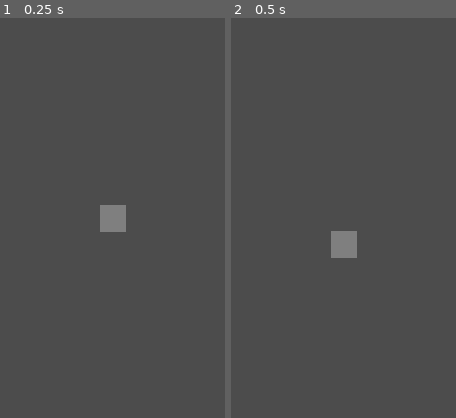
Above: before the commit, frames 1-2 (left to right).
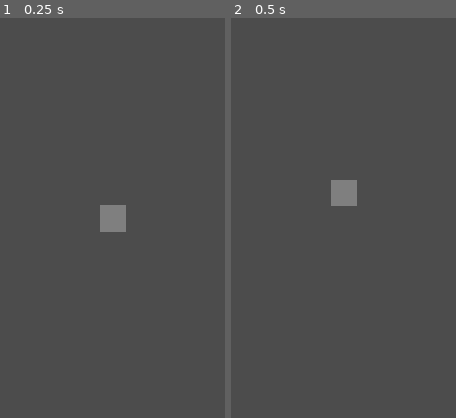
Above: after the commit, the same moments.

Repository: rezgi/onna
Game: Godot game, scene res://Main.tscn
The game is run twice, just before and just after one commit, with the same random seed, the same clock (stepped at 60 frames per second) and the same inputs. The engine's default icon, where the game draws it, is replaced by a stand-in: a white triangle on a blue panel in a dark square.
Inputs:
- Up to frame 1 (0.25 s): no input
- Up to frame 2 (0.5 s): no input
The pictures show only the part of the screen within x 25-75%, y 23-73%; the shares and areas given below are measured in that part.

Frame 1 is identical in both runs. In frame 2, 1.5% of the frame differs, in the area x 44-56%, y 40-60%.

Commit message:
bloc moves according to given direction, distance and beat.

Diff:
--- a/Beat.gd
+++ b/Beat.gd
@@ -10,7 +10,6 @@
 signal tempo_on
 
 export var bpm := 120
-# warning-ignore:unused_class_variable
 export var sound_debug := false
 
 var count_eight := 0
@@ -40,7 +39,6 @@
 		$metronome02.play() if sound_debug else ""
 
 	emit_signal("tempo_on", tempo)
-#	print(tempo)
 	tempo.eight += .5
 	count_eight += 1
 	$mainTempo.start()
--- a/Main.gd
+++ b/Main.gd
@@ -1,4 +1,4 @@
 extends Node2D
 
 func _ready():
-	$Beat.connect("tempo_on", $Player, "test_signal")
+	$Beat.connect("tempo_on", $Player, "beat_signal")
--- a/Main.tscn
+++ b/Main.tscn
@@ -10,4 +10,4 @@
 [node name="Beat" parent="." instance=ExtResource( 2 )]
 
 [node name="Player" parent="." instance=ExtResource( 3 )]
-position = Vector2( 512, 576 )
+position = Vector2( 540, 960 )
--- a/Player.gd
+++ b/Player.gd
@@ -1,33 +1,75 @@
 extends KinematicBody2D
 
-export var speed := 1000
+"""
+Moves character according to tempo and direction.
+In the future have more modular movement loops, ex: move then stay still one beat, then back / move x then y on next beat
+"""
+
 export var distance := 64
+export var direction := Vector2(0, 1)
+export (bool) var move_on_measure = true
+export (bool) var move_on_quart = false
+# warning-ignore:unused_class_variable
+export (bool) var move_on_eight = false
 
 var target = Vector2.ZERO
 var move_vector := Vector2.ZERO
-var store_tempo := 0
+var measure_count := 0
 var has_moved := false
+const SPEED := 0.2
 
 func _ready():
 	position = get_viewport_rect().size / 2
-	print(position)
-
 
 func _physics_process(delta):
 	if target != Vector2.ZERO:
-		move_vector.y = ((target.y - position.y) * 0.2) / delta
-#		move_vector.y = target.y - position.y
-#		move_vector = move_vector.normalized() * speed
-		print(move_vector)
-		move_and_slide(move_vector)
+		move_vector = ((target - position) * SPEED) / delta
+# warning-ignore:return_value_discarded
+		move_and_collide(move_vector * delta)
 
-func test_signal(tempo):
-	if store_tempo != tempo.full:
+func beat_signal(tempo):
+	if move_on_measure:
+		count_full_measure(tempo)
+	elif move_on_quart:
+		count_quart_measure(tempo)
+	else:
+		count_eight_measure(tempo)
+
+func compute_target():
+	var new_distance
+	if has_moved:
+		new_distance = -distance
+	else:
+		new_distance = distance
+
+	if direction.x != 0:
+		target.x = position.x + (new_distance * direction.x)
+	else:
+		target.x = position.x
+	if direction.y != 0:
+		target.y = position.y + (new_distance * direction.y)
+	else:
+		target.y = position.y
+	return target
+
+func count_full_measure(tempo):
+	if measure_count != tempo.full:
+		measure_count = tempo.full
 		has_moved = !has_moved
-		store_tempo = tempo.full
-		if !has_moved:
-			target = Vector2(0, position.y - distance)
-		else:
-			target = Vector2(0, position.y + distance)
+		compute_target()
 	else:
 		target = Vector2.ZERO
+
+func count_quart_measure(tempo):
+	if tempo.quart == tempo.eight:
+		has_moved = !has_moved
+		compute_target()
+	else:
+		target = Vector2.ZERO
+
+func count_eight_measure(tempo):
+	if tempo.quart != tempo.eight:
+		has_moved = !has_moved
+		compute_target()
+	else:
+		target = Vector2.ZERO
--- a/project.godot
+++ b/project.godot
@@ -36,6 +36,7 @@
 window/size/test_width=720
 window/size/test_height=1280
 window/stretch/mode="2d"
+window/stretch/aspect="expand"
 
 [rendering]
 
Not shown, changed: README.md
